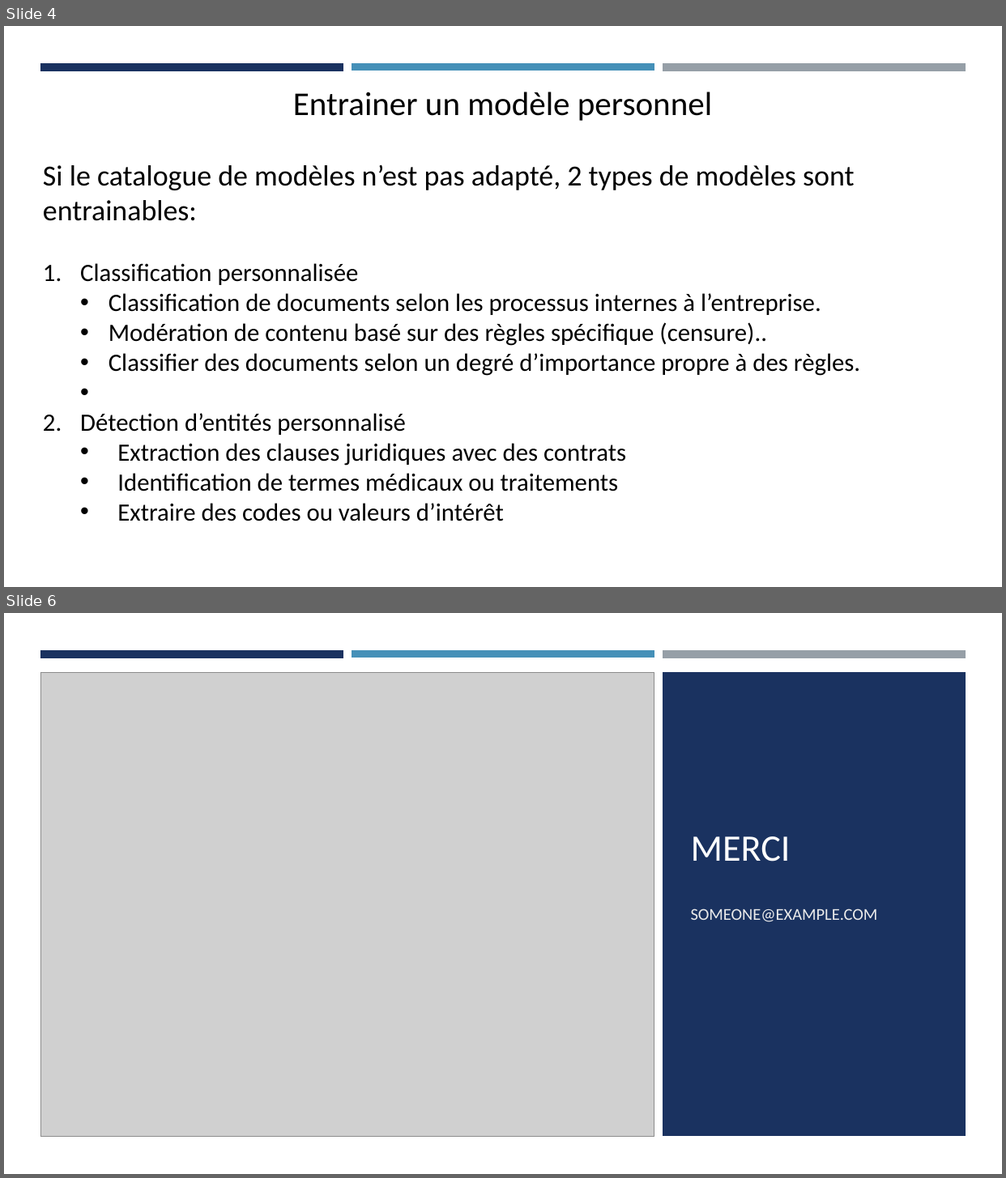
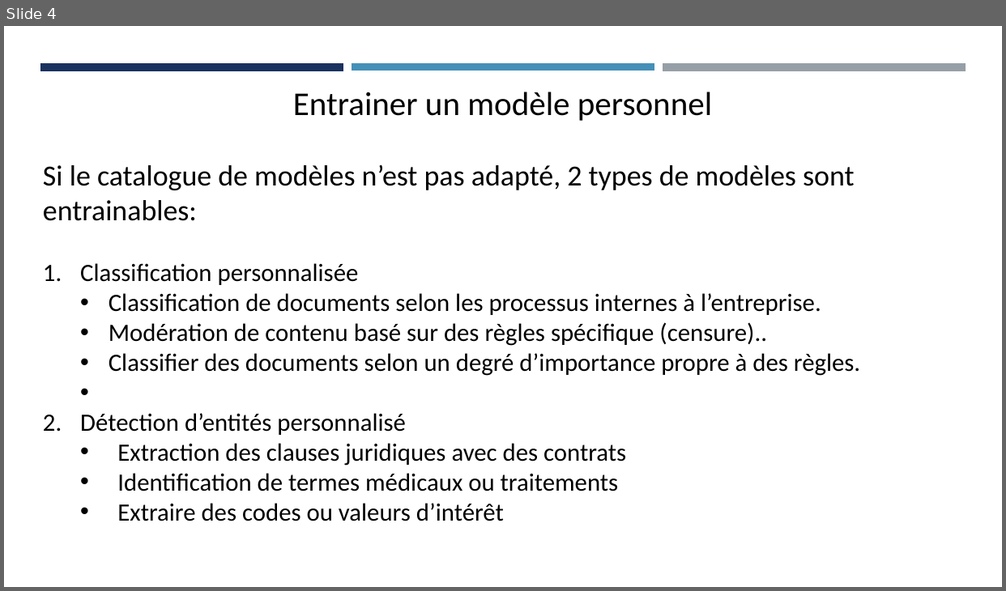
Before and after one commit to Jmuhleman/pw_CLD, a slide deck: workshop/AWS Comprehend.odp. Shown one above the other, each under a label of ours: slides 4 and 6 before the commit, slide 4 after it; the slides between them are not shown. The pictures are 1006x1178 and 1006x591 pixels, drawn with LibreOffice and Linux fonts; fonts in the diff are those of the drawing; grey boxes stand for pictures. Boxes give left, top, right and bottom in pixels: in the first picture for what was removed or moved away, otherwise in the second. Text is boxed around its words. In the diff, an @@ line names an element or a change of style, - is before the commit and + after.

```diff
--- a/workshop/AWS Comprehend.odp
+++ b/workshop/AWS Comprehend.odp
@@ slide 6 removed at bbox=[4, 613, 1002, 1174], background #FFFFFF @@
@@ freeform shape removed at bbox=[4, 613, 1002, 1174] @@
@@ freeform shape removed at bbox=[40, 650, 344, 658] @@
@@ freeform shape removed at bbox=[351, 650, 654, 658] @@
@@ freeform shape removed at bbox=[662, 650, 965, 658] @@
@@ picture removed at bbox=[40, 672, 654, 1137] @@
@@ freeform shape removed at bbox=[662, 672, 965, 1136] @@
@@ title removed at bbox=[691, 837, 791, 862] @@
-MERCI
@@ freeform shape removed at bbox=[40, 865, 963, 1135] @@
@@ subtitle removed at bbox=[691, 909, 878, 922] @@
-SOMEONE@EXAMPLE.COM
```
Also in this commit, not shown: 2 slides changed, 1 slide added.
